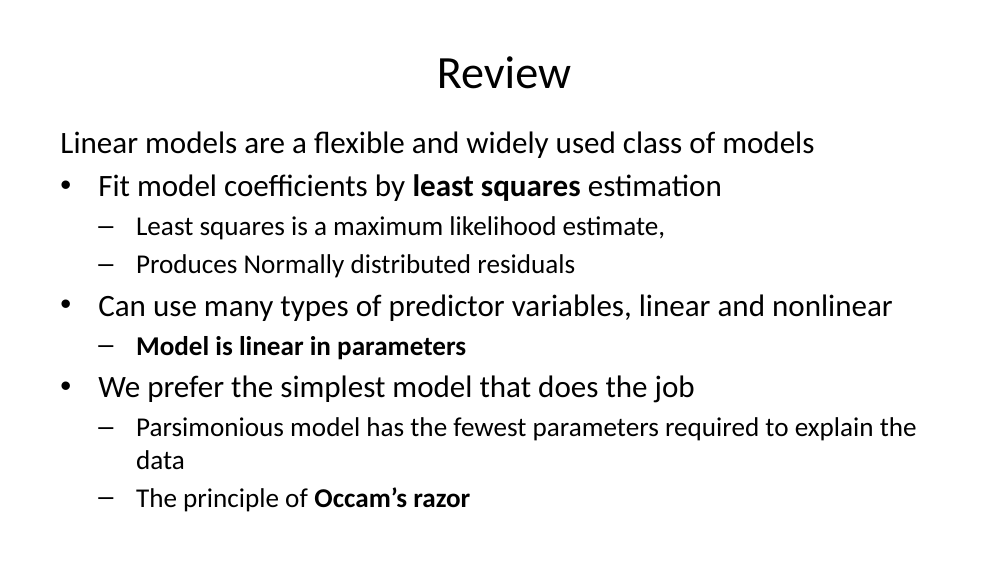
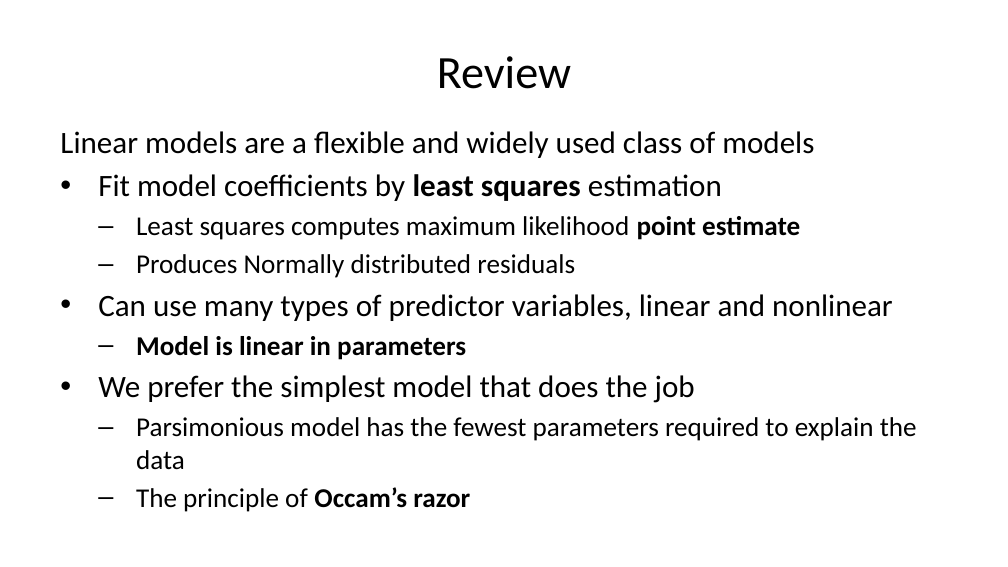
Before and after one commit to StephenElston/CSCI-E-83, a slide deck: slide 2 of LectureSlides/09_GeneralizingTheLinearModel.pptx. Drawn at 1008x567 pixels with LibreOffice and Linux fonts; fonts in the diff are those of the drawing. Boxes give left, top, right and bottom in pixels: in the first picture for what was removed or moved away, otherwise in the second. Text is boxed around its words. In the diff, an @@ line names an element or a change of style, - is before the commit and + after.

```diff
--- a/LectureSlides/09_GeneralizingTheLinearModel.pptx
+++ b/LectureSlides/09_GeneralizingTheLinearModel.pptx
@@ text at bbox=[136, 216, 800, 240]: text changed @@
-  – Least squares is a maximum likelihood estimate,
+  – Least squares computes maximum likelihood point estimate
```
Also in this commit, not shown: 5 other slides changed, 2 slides added.
